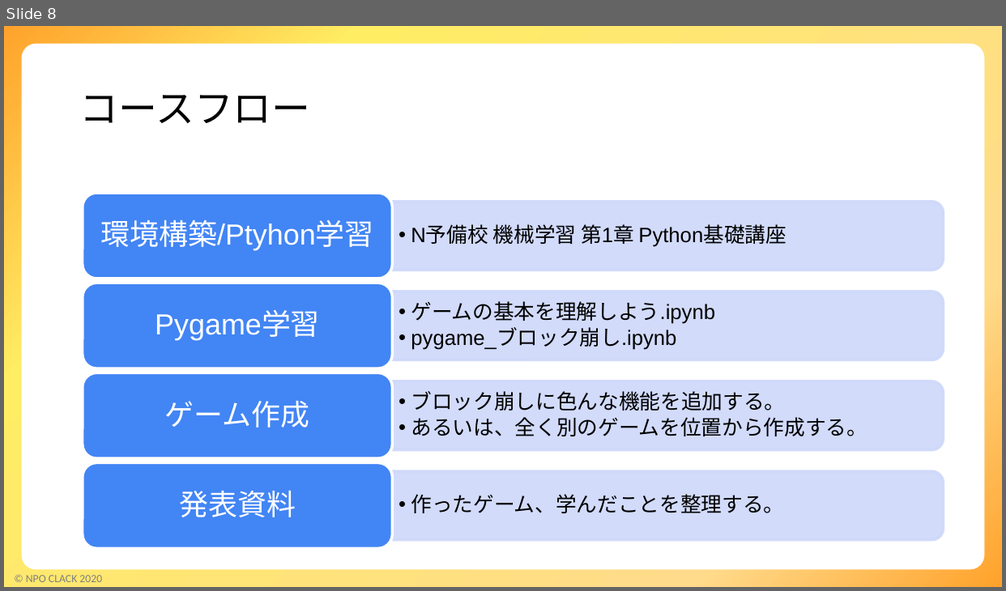
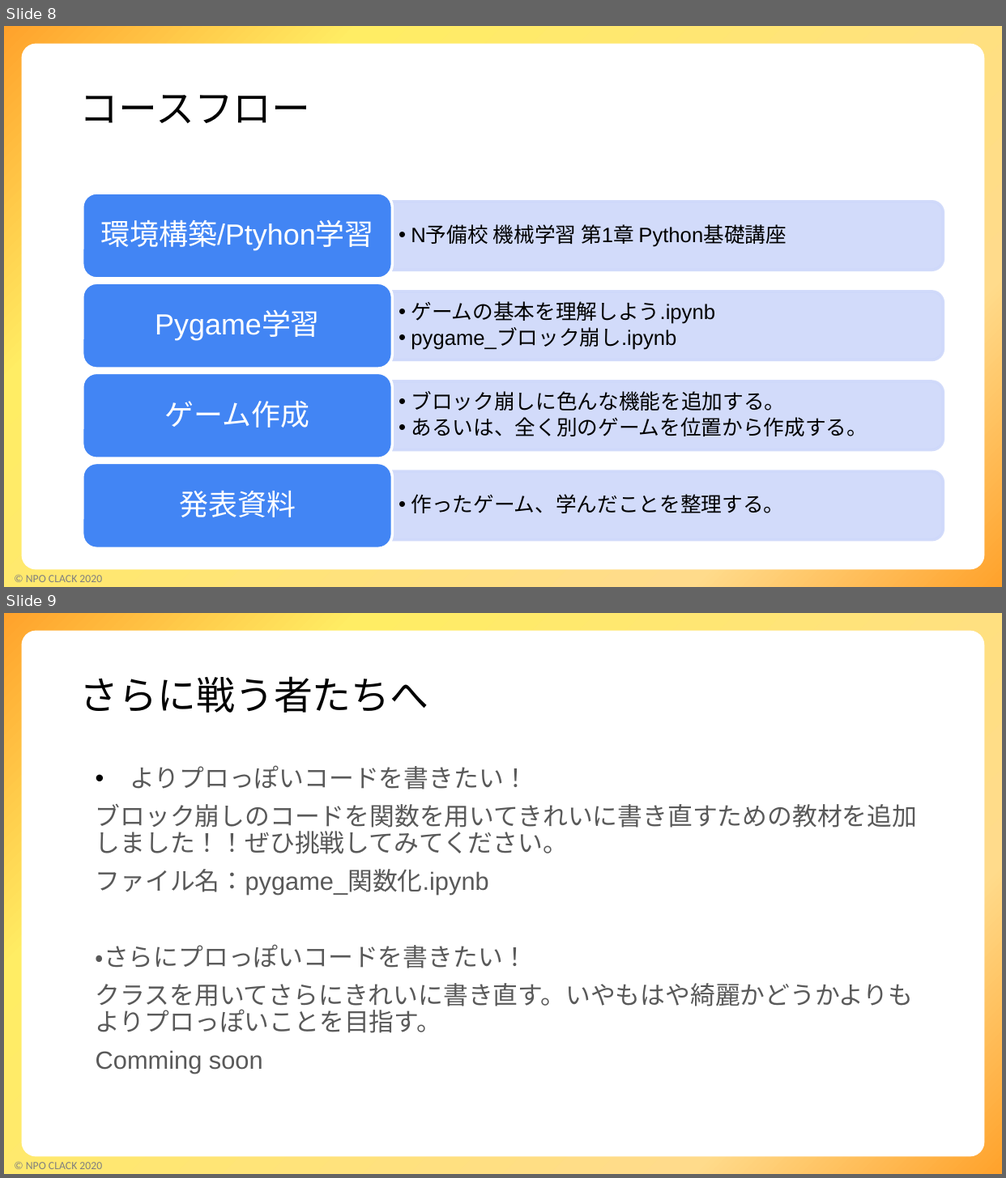
Before and after one commit to npo-clack/pygame, a slide deck: ゲームコース説明.pptx. Shown one above the other, each under a label of ours: slide 8 before the commit, slides 8 and 9 after it. The pictures are 1006x591 and 1006x1178 pixels, drawn with LibreOffice and Linux fonts; fonts in the diff are those of the drawing; background and template pictures are left out. Boxes give left, top, right and bottom in pixels: in the first picture for what was removed or moved away, otherwise in the second. Text is boxed around its words. In the diff, an @@ line names an element or a change of style, - is before the commit and + after.

Commit message:
関数化資料の説明を追記

```diff
--- a/ゲームコース説明.pptx
+++ b/ゲームコース説明.pptx
@@ slide 9 added at <box>4,613,1002,1174</box>, background #FFFFFF; not listed: 3 template elements that a slide beside it also shows @@
@@ title added at <box>80,676,429,713</box>, 28 pt, text #000000 @@
+さらに戦う者たちへ
@@ text added at <box>96,765,918,1074</box>, 18 pt, text #595959 @@
+• よりプロっぽいコードを書きたい！
+ブロック崩しのコードを関数を用いてきれいに書き直すための教材を追加しました！！ぜひ挑戦してみてください。
+ファイル名：pygame_関数化.ipynb
+・さらにプロっぽいコードを書きたい！
+クラスを用いてさらにきれいに書き直す。いやもはや綺麗かどうかよりもよりプロっぽいことを目指す。
+Comming soon
```
Also in this commit, not shown: 1 other file.
